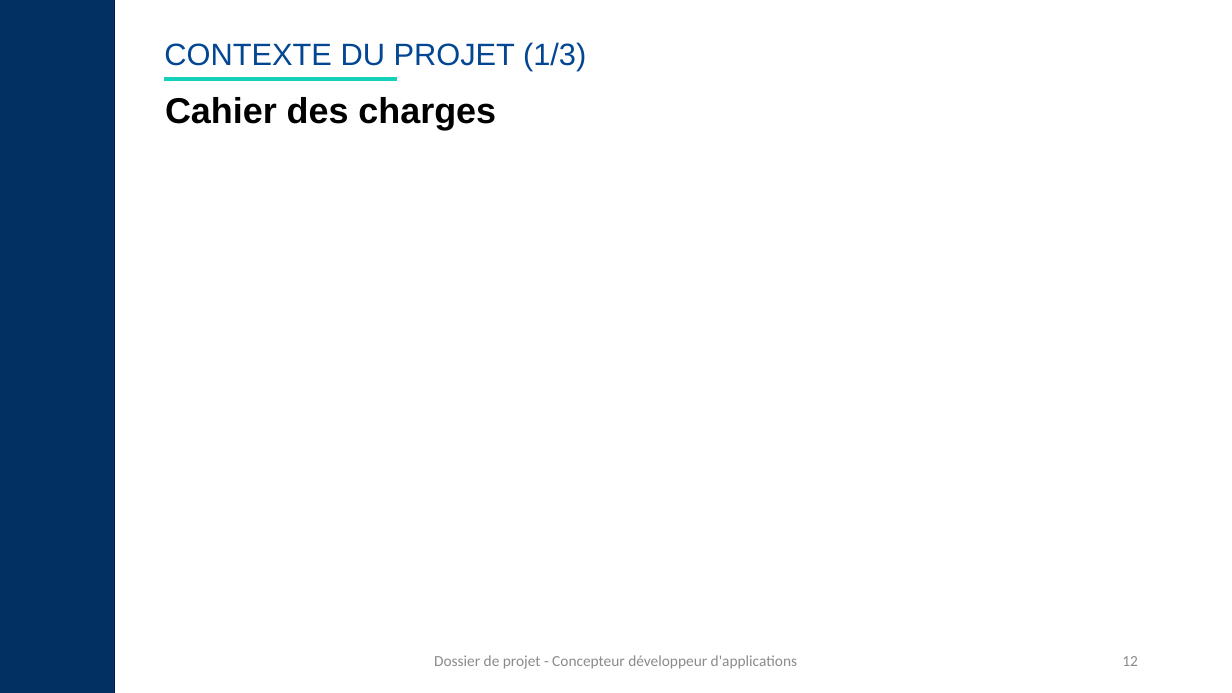
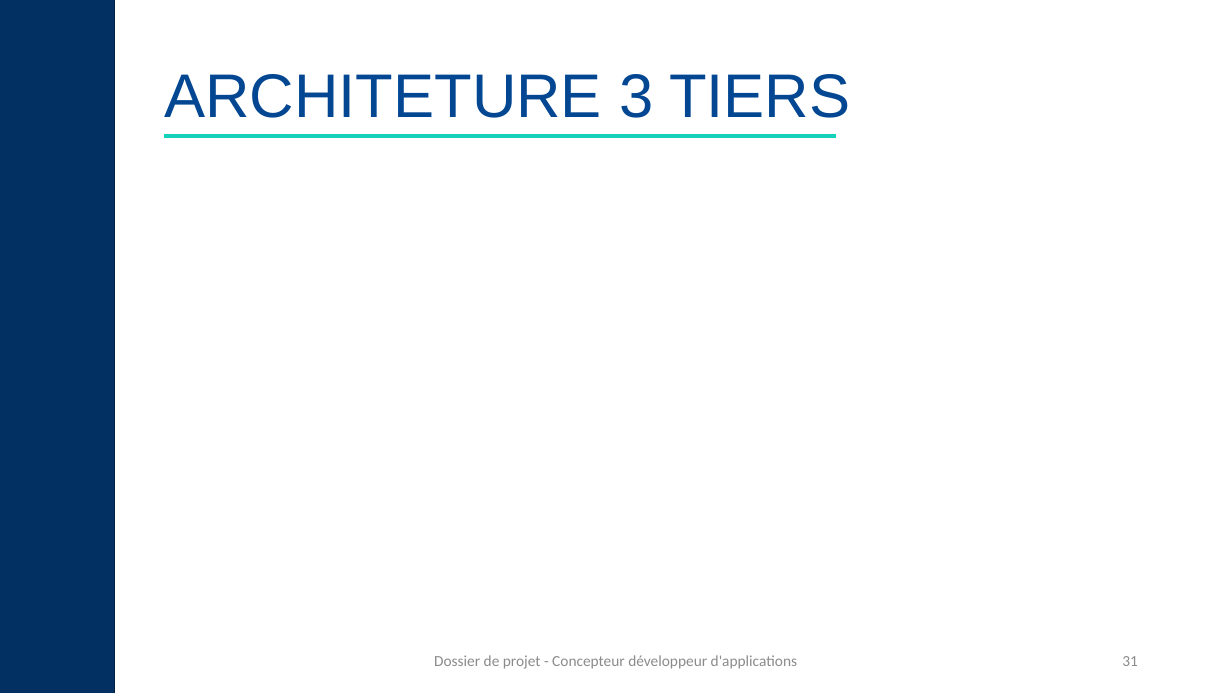
Before and after one commit to manelbenali06/BWM, a slide deck: slide 31 of back-end/docs/Réferentiels/Support-de-présentation-CDA-Modèle-à-compléter-nei8fp.pptx (slide 12 before the commit). Drawn at 1232x693 pixels with LibreOffice and Linux fonts; fonts in the diff are those of the drawing. Boxes give left, top, right and bottom in pixels: in the first picture for what was removed or moved away, otherwise in the second. Text is boxed around its words. In the diff, an @@ line names an element or a change of style, - is before the commit and + after.

```diff
--- a/back-end/docs/Réferentiels/Support-de-présentation-CDA-Modèle-à-compléter-nei8fp.pptx
+++ b/back-end/docs/Réferentiels/Support-de-présentation-CDA-Modèle-à-compléter-nei8fp.pptx
@@ title removed at box(164, 42, 586, 71) @@
-CONTEXTE DU PROJET (1/3)
@@ title added at box(164, 74, 850, 118), 48 pt, text #034793 @@
+ARCHITETURE 3 TIERS
@@ line removed from (165, 79) to (397, 79) @@
@@ text removed at box(165, 97, 496, 130) @@
-Cahier des charges
@@ line added from (165, 136) to (836, 136), #15D1BB 3 pt @@
@@ page number at box(1122, 656, 1138, 666): text changed @@
-12
+31
```
Also in this commit, not shown: 19 other slides changed, 22 slides added, 8 other files.
